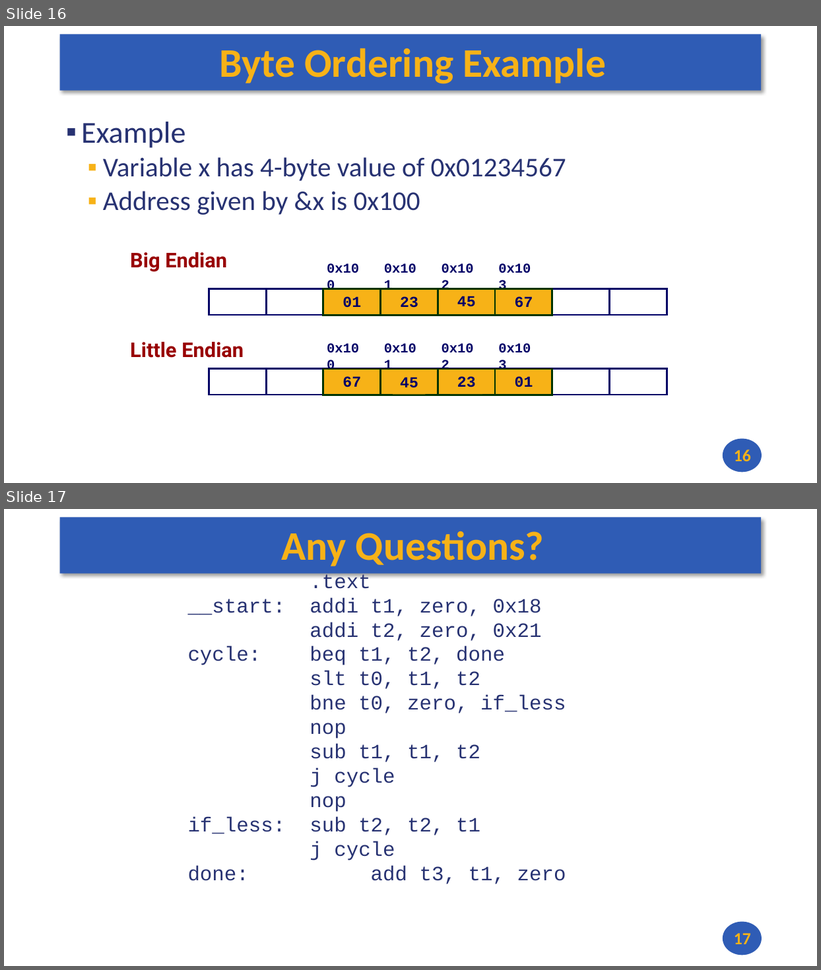
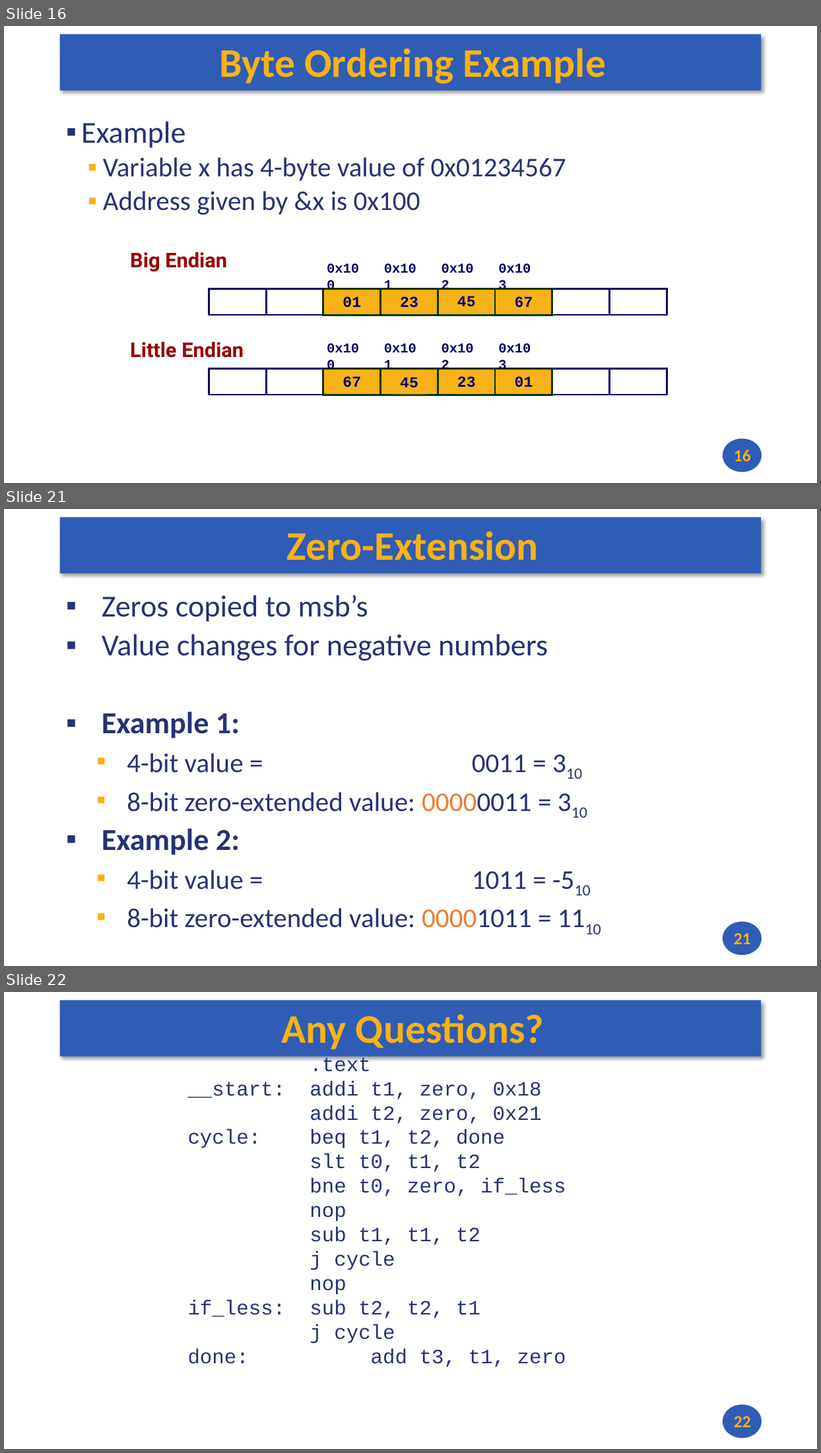
Before and after one commit to andrewt0301/hse-acos-course, a slide deck: docs/part1ca/02_DataTypes/CA_Lecture_02.pptx. Shown one above the other, each under a label of ours: slides 16 and 17 before the commit, slides 16, 21 and 22 after it; the slides between them are not shown. The pictures are 821x970 and 821x1453 pixels, drawn with LibreOffice and Linux fonts; fonts in the diff are those of the drawing. Boxes give left, top, right and bottom in pixels: in the first picture for what was removed or moved away, otherwise in the second. Text is boxed around its words. In the diff, an @@ line names an element or a change of style, - is before the commit and + after.

```diff
--- a/docs/part1ca/02_DataTypes/CA_Lecture_02.pptx
+++ b/docs/part1ca/02_DataTypes/CA_Lecture_02.pptx
@@ slide 21 added at <box>4,509,817,966</box>, background #FFFFFF; not listed: 2 template elements that a slide beside it also shows @@
@@ title added at <box>287,531,539,560</box>, 48 pt, text #F7B217, bold @@
+Zero-Extension
@@ text added at <box>102,595,548,928</box>, 32 pt, text #273272 @@
+▪ Zeros copied to msb’s
+▪ Value changes for negative numbers
+▪ Example 1:
+  ▪ 4-bit value = 0011 = 310
+  ▪ 8-bit zero-extended value: 00000011 = 310
+▪ Example 2:
+  ▪ 4-bit value = 1011 = -510
+  ▪ 8-bit zero-extended value: 00001011 = 1110
@@ page number added at <box>734,933,751,945</box>, 20 pt, text #F7B217, bold @@
+21
@@ what was slide 17 is now slide 22 @@
@@ page number at <box>734,1416,751,1428</box>: text changed @@
-17
+22
```
Also in this commit, not shown: 4 other slides added, 1 other file.
